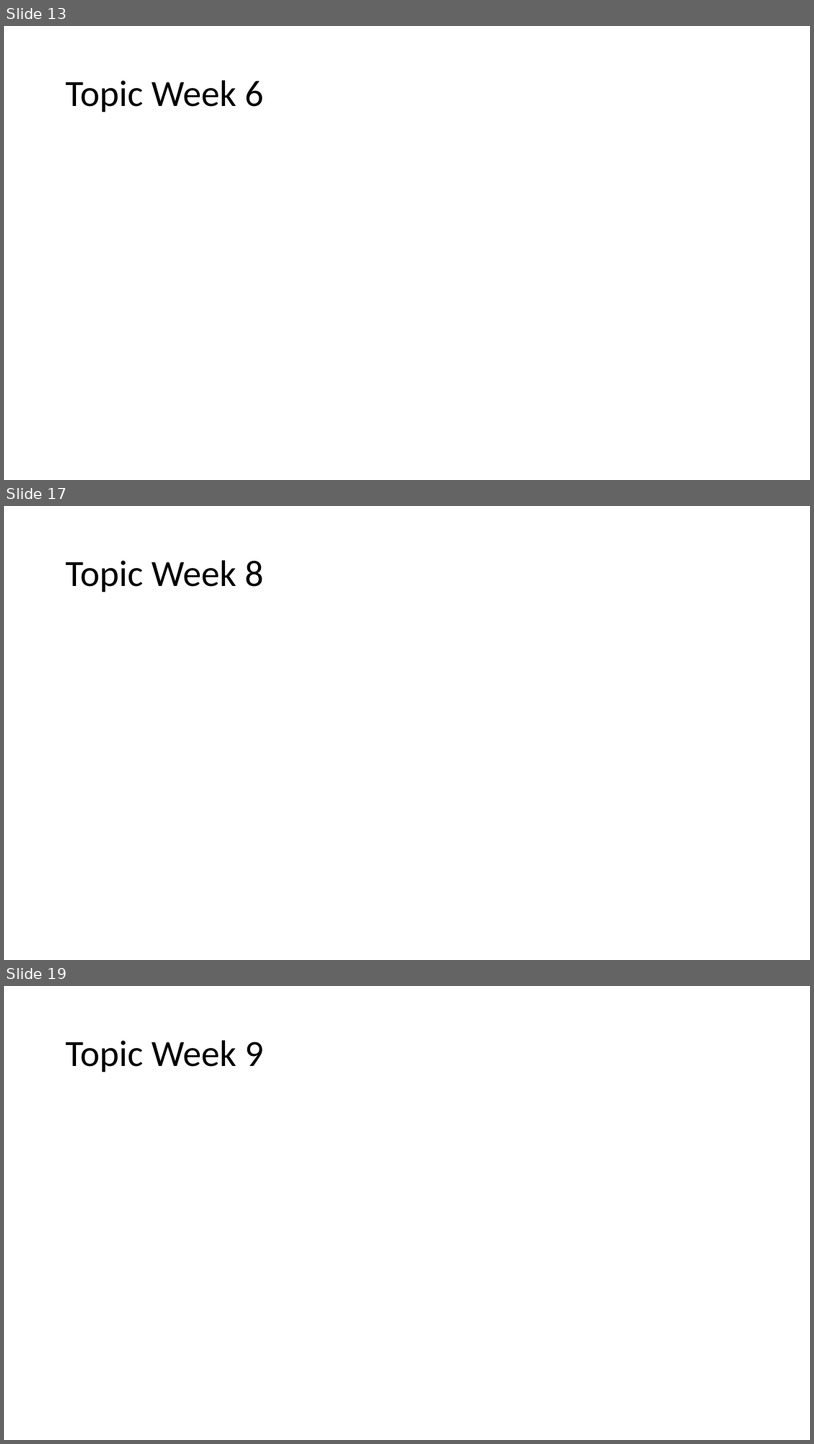
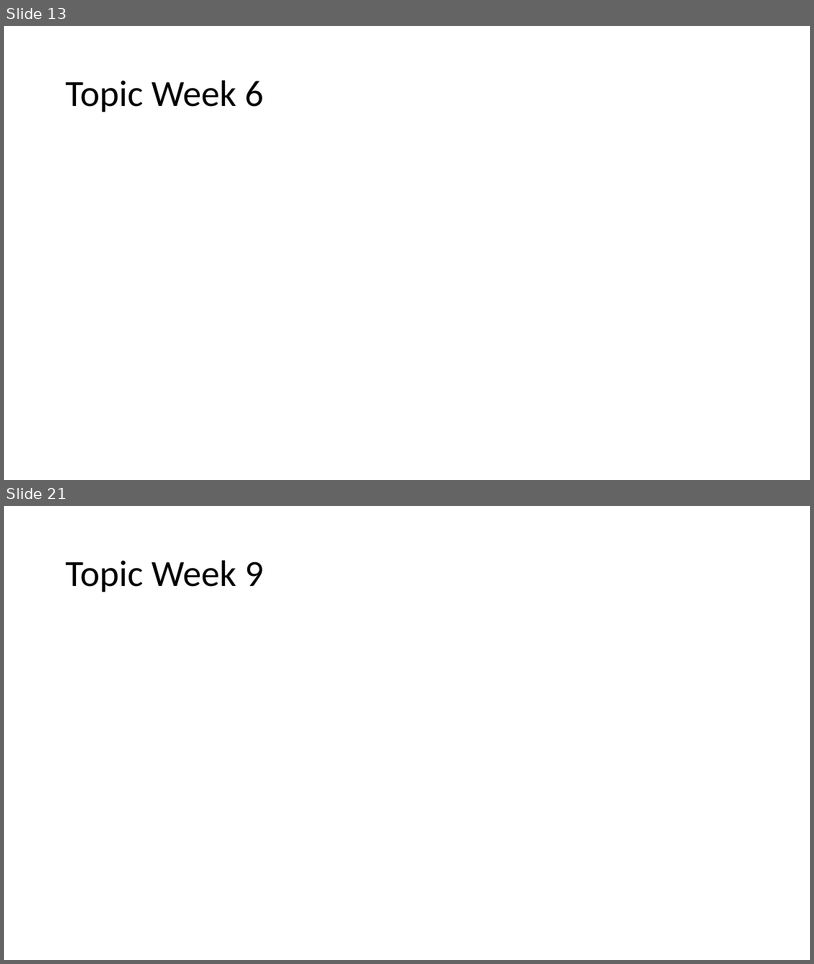
Before and after one commit to spoorthiempowher/Empowher-Curriculum, a slide deck: Angular/EmpowHer - Tech Curriculum.pptx. Shown one above the other, each under a label of ours: slides 13, 17 and 19 before the commit, slides 13 and 21 after it; the slides between them are not shown. The pictures are 814x1444 and 814x964 pixels, drawn with LibreOffice and Linux fonts; fonts in the diff are those of the drawing. Boxes give left, top, right and bottom in pixels: in the first picture for what was removed or moved away, otherwise in the second. Text is boxed around its words. In the diff, an @@ line names an element or a change of style, - is before the commit and + after.

Commit message:
Angular curriculum update for week 7,8,9

```diff
--- a/Angular/EmpowHer - Tech Curriculum.pptx
+++ b/Angular/EmpowHer - Tech Curriculum.pptx
@@ slide 17 removed at box(4, 506, 810, 960), background #FFFFFF @@
@@ title removed at box(65, 560, 264, 592) @@
-Topic Week 8
@@ what was slide 19 is now slide 21 @@
```
Also in this commit, not shown: 8 slides added, 4 other slides removed.
